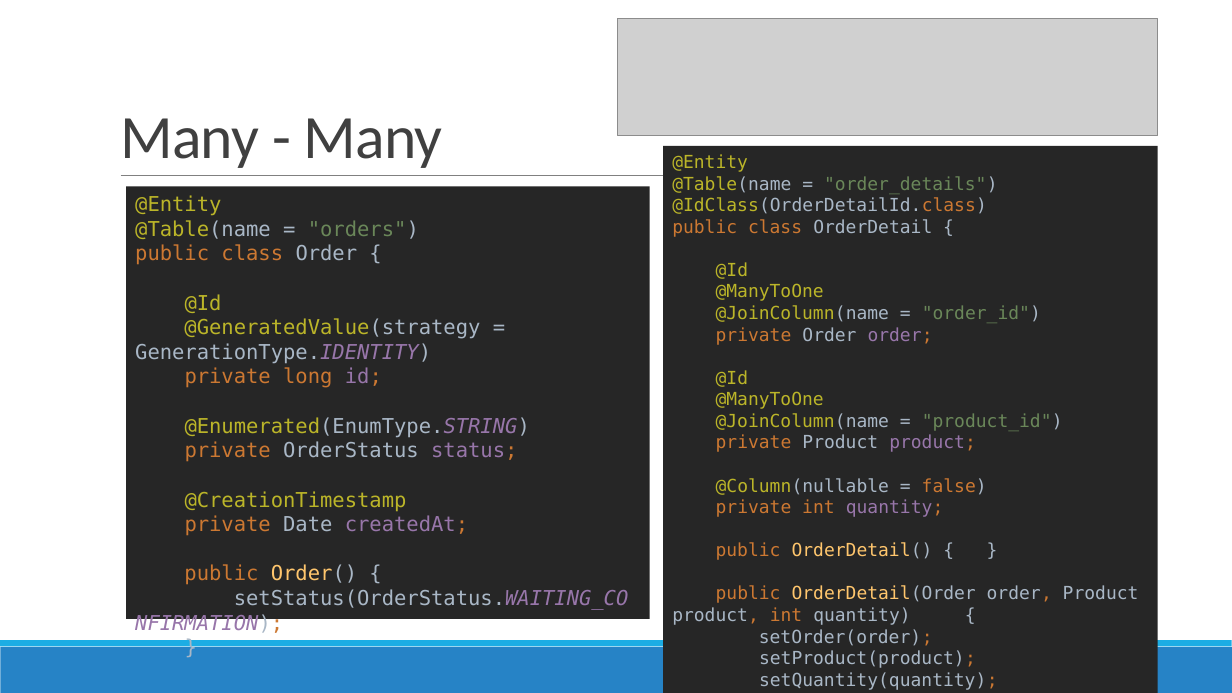
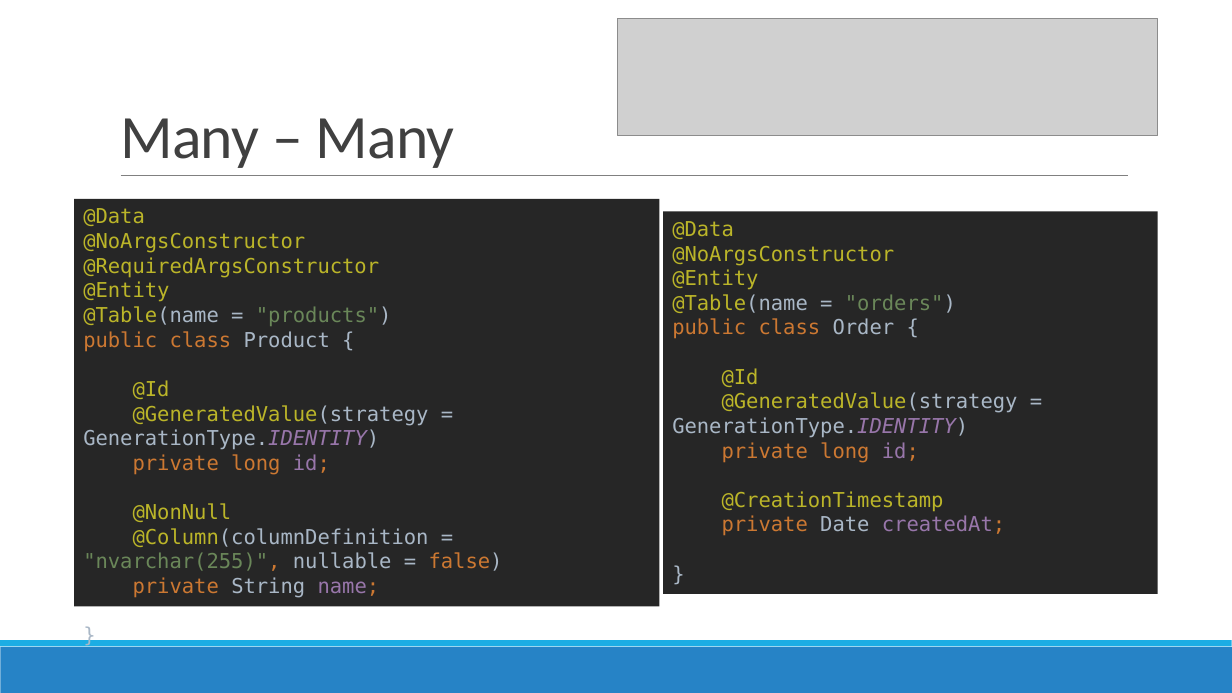
Before and after one commit to nguyenthanhtam1102/trainee-dev-vti-public, a slide deck: slide 76 of Tuần 6 - Java/Advanced Java.pptx (slide 52 before the commit). Drawn at 1232x693 pixels with LibreOffice and Linux fonts; fonts in the diff are those of the drawing; grey boxes stand for pictures. Boxes give left, top, right and bottom in pixels: in the first picture for what was removed or moved away, otherwise in the second. Text is boxed around its words. In the diff, an @@ line names an element or a change of style, - is before the commit and + after.

```diff
--- a/Tuần 6 - Java/Advanced Java.pptx
+++ b/Tuần 6 - Java/Advanced Java.pptx
@@ title at <box>120,118,454,168</box>: text changed @@
-Many - Many
+Many – Many
@@ rectangle "@Data @NoArgsConstructor @RequiredArgsConstructor @Entity @T ...": place and size @@
-rectangle "@Data @NoArgsConstructor @RequiredArgsConstructor @Entity @T ..." at <box>126,187,650,619</box>
+rectangle "@Data @NoArgsConstructor @RequiredArgsConstructor @Entity @T ..." at <box>74,199,660,606</box>
@@ text in rectangle at <box>83,208,503,598</box>: text changed; text colour #A9B7C6 to #BBB529 @@
-@Entity
-@Table(name = "orders")
-public class Order {
-@Id
-@GeneratedValue(strategy = GenerationType.IDENTITY)
-private long id;
-@Enumerated(EnumType.STRING)
-private OrderStatus status;
-@CreationTimestamp
-private Date createdAt;
-public Order() {
-setStatus(OrderStatus.WAITING_CONFIRMATION);
-}
+@Data
+@NoArgsConstructor
+@RequiredArgsConstructor
+@Entity
+@Table(name = "products")
+public class Product {
+@Id
+@GeneratedValue(strategy = GenerationType.IDENTITY)
+private long id;
+@NonNull
+@Column(columnDefinition = "nvarchar(255)", nullable = false)
+private String name;
+}
@@ rectangle "@Data @NoArgsConstructor @Entity @Table(name = ...": place and size @@
-rectangle "@Data @NoArgsConstructor @Entity @Table(name = ..." at <box>664,146,1158,693</box>
+rectangle "@Data @NoArgsConstructor @Entity @Table(name = ..." at <box>664,212,1158,594</box>
@@ text in rectangle at <box>672,221,1018,536</box>: text changed; size 14 to 16 pt; text colour #A9B7C6 to #BBB529 @@
-@Entity
-@Table(name = "order_details")
-@IdClass(OrderDetailId.class)
-public class OrderDetail {
-@Id
-@ManyToOne
-@JoinColumn(name = "order_id")
-private Order order;
-@Id
-@ManyToOne
-@JoinColumn(name = "product_id")
-private Product product;
-@Column(nullable = false)
-private int quantity;
-public OrderDetail() { }
-public OrderDetail(Order order, Product product, int quantity) {
-setOrder(order);
-setProduct(product);
-setQuantity(quantity);
-}
+@Data
+@NoArgsConstructor
+@Entity
+@Table(name = "orders")
+public class Order {
+@Id
+@GeneratedValue(strategy = GenerationType.IDENTITY)
+private long id;
+@CreationTimestamp
+private Date createdAt;
+}
```
Also in this commit, not shown: 52 other slides changed, 39 slides added, 12 slides removed.
